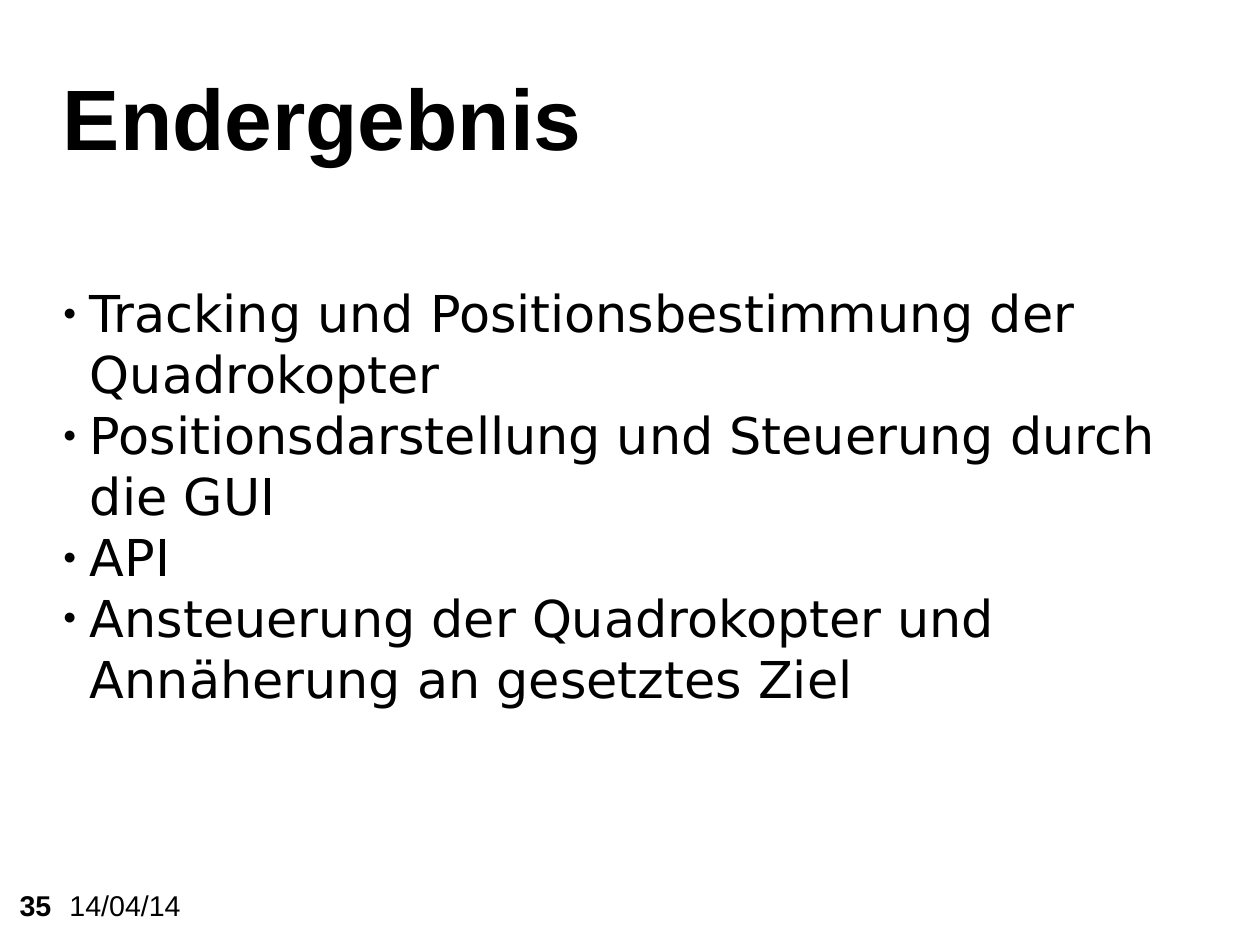
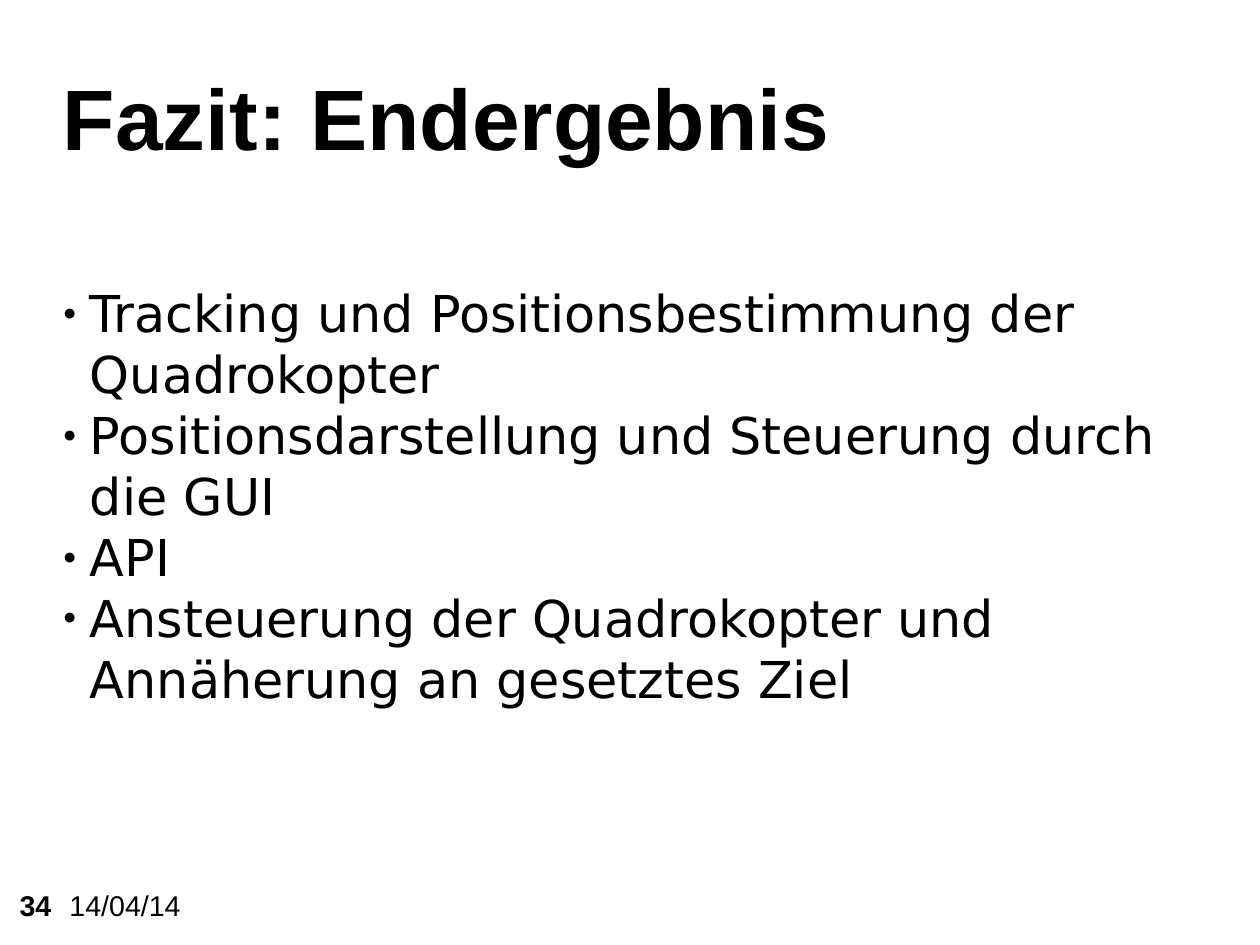
Before and after one commit to KITrokopter/Presentation, a slide deck: slide 34 of PresentationInTotal v0.1.odp (slide 35 before the commit). Drawn at 1260x945 pixels with LibreOffice and Linux fonts; fonts in the diff are those of the drawing; background and template pictures are left out. Boxes give left, top, right and bottom in pixels: in the first picture for what was removed or moved away, otherwise in the second. Text is boxed around its words. In the diff, an @@ line names an element or a change of style, - is before the commit and + after.

```diff
--- a/PresentationInTotal v0.1.odp
+++ b/PresentationInTotal v0.1.odp
@@ title at (63, 88, 829, 166): text changed @@
-Endergebnis
+Fazit: Endergebnis
@@ page number at (20, 896, 52, 917): text changed @@
-35
+34
```
Also in this commit, not shown: 4 other slides changed, 1 slide removed.
